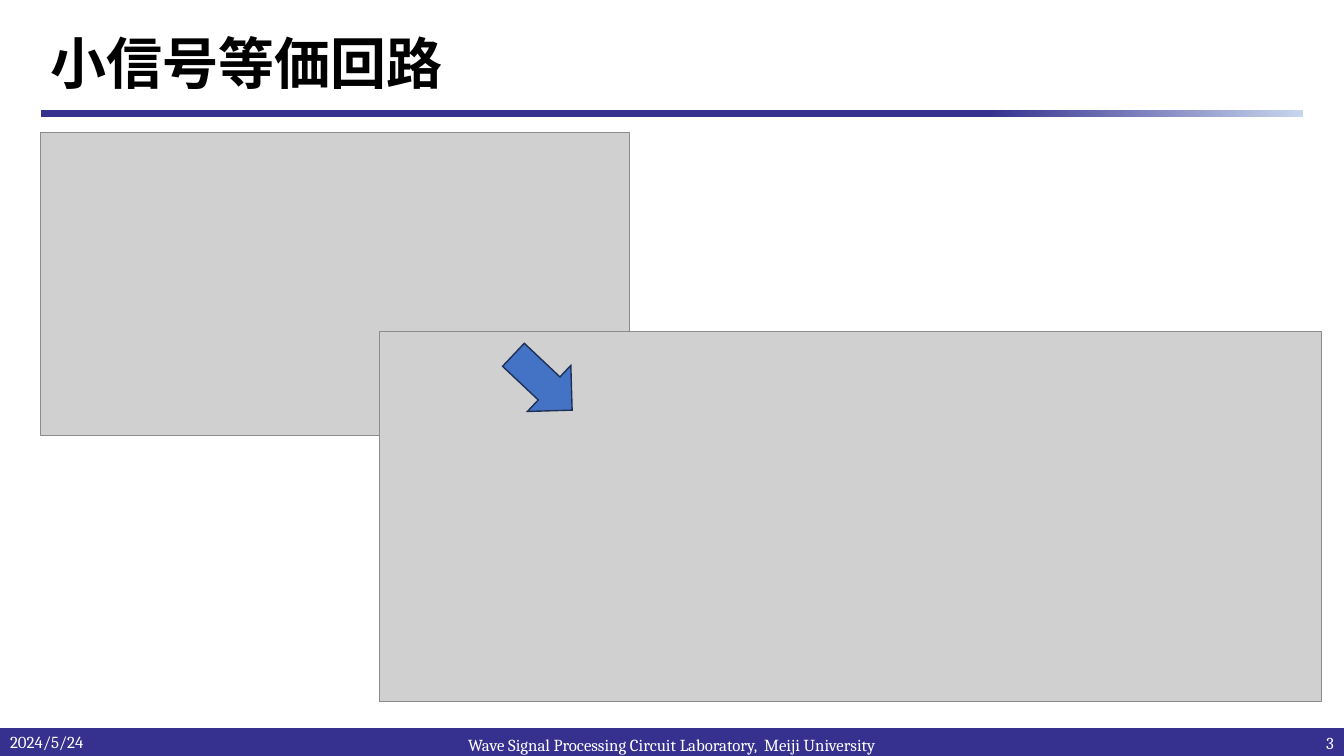
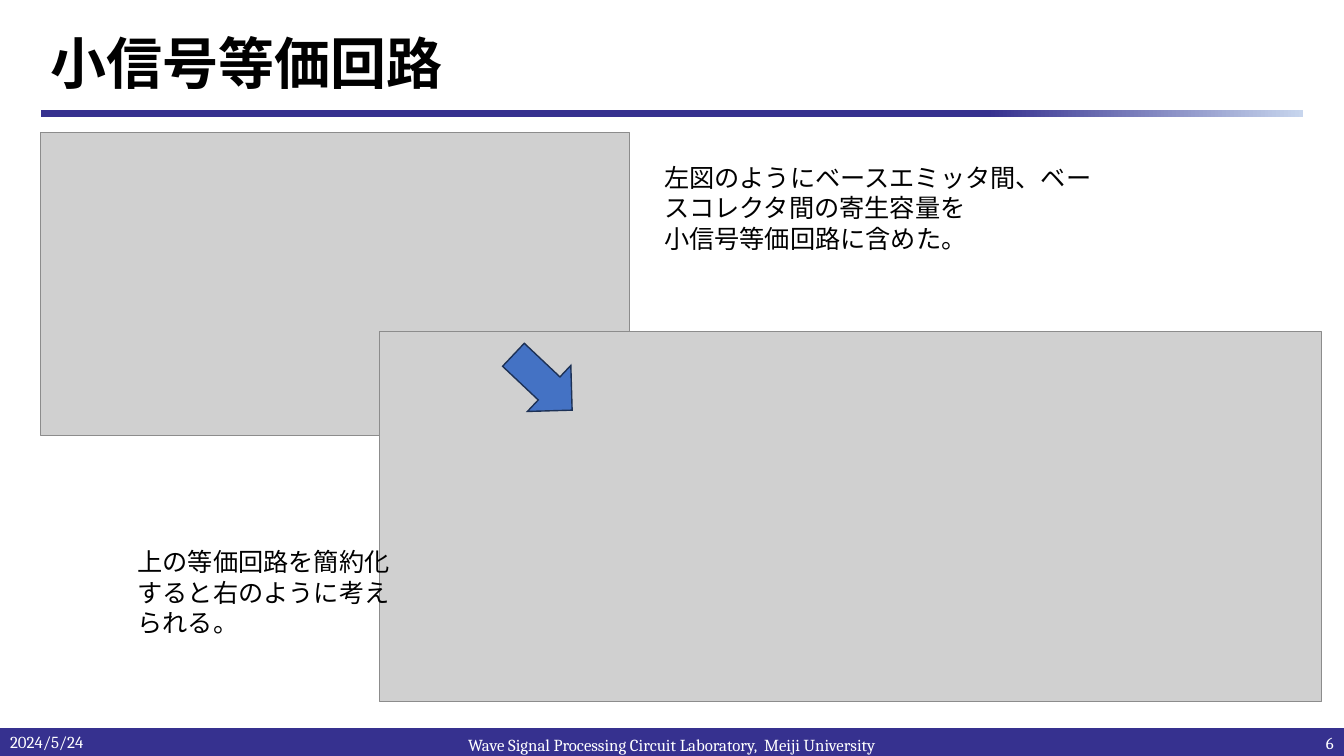
Before and after one commit to kjm-desktop10400/reserch, a slide deck: slide 6 of IHP_2024/20240524/2段構成TIAの検討.pptx (slide 3 before the commit). Drawn at 1344x756 pixels with LibreOffice and Linux fonts; fonts in the diff are those of the drawing; grey boxes stand for pictures; background and template pictures are left out. Boxes give left, top, right and bottom in pixels: in the first picture for what was removed or moved away, otherwise in the second. Text is boxed around its words. In the diff, an @@ line names an element or a change of style, - is before the commit and + after.

```diff
--- a/IHP_2024/20240524/2段構成TIAの検討.pptx
+++ b/IHP_2024/20240524/2段構成TIAの検討.pptx
@@ text added at (664,166,1091,250), 18 pt, text #000000 @@
+左図のようにベースエミッタ間、ベースコレクタ間の寄生容量を
+小信号等価回路に含めた。
@@ text added at (138,546,390,634), 18 pt, text #000000 @@
+上の等価回路を簡約化すると右のように考えられる。
@@ page number at (1326,738,1334,749): text changed @@
-3
+6
```
Also in this commit, not shown: 4 other slides changed, 4 slides added, 7 other files.
